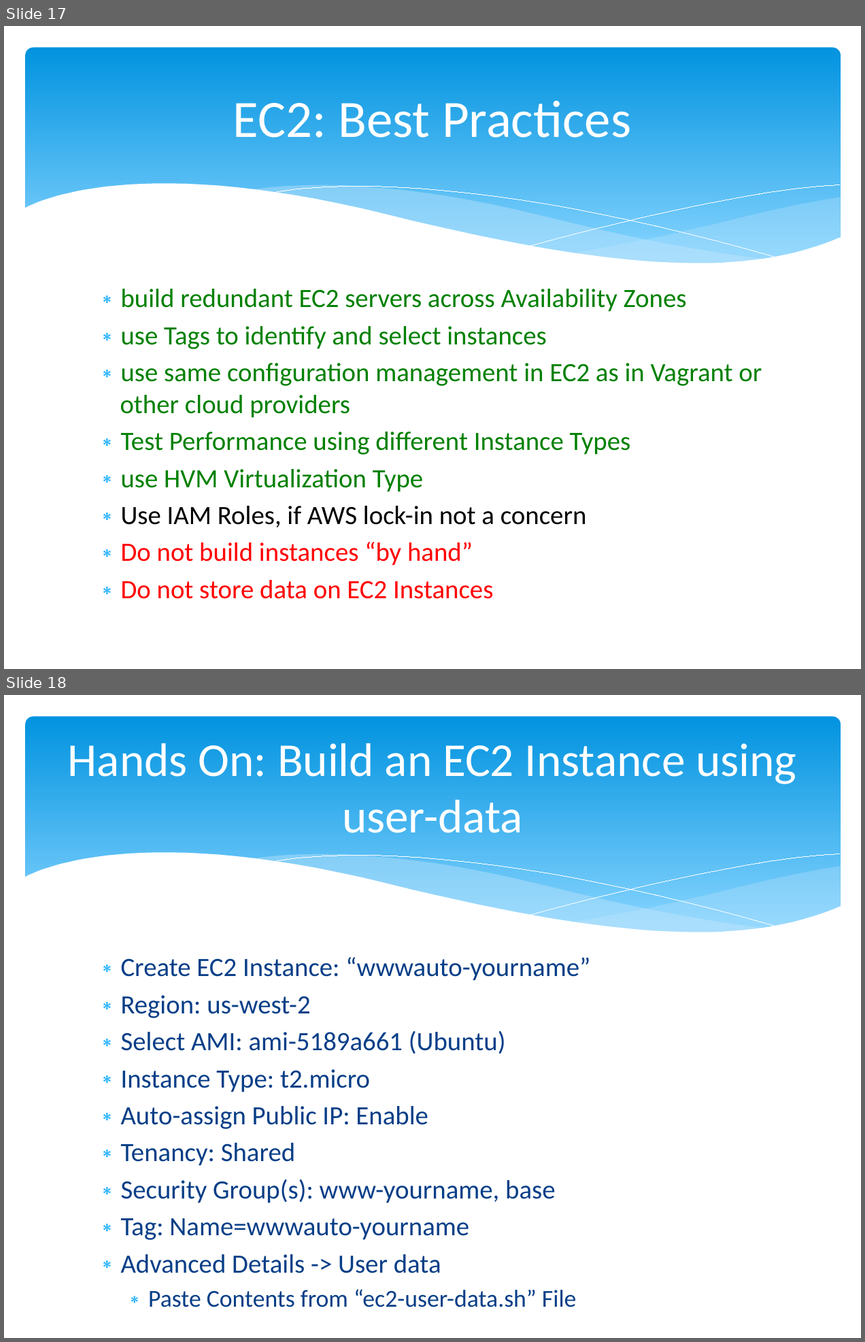
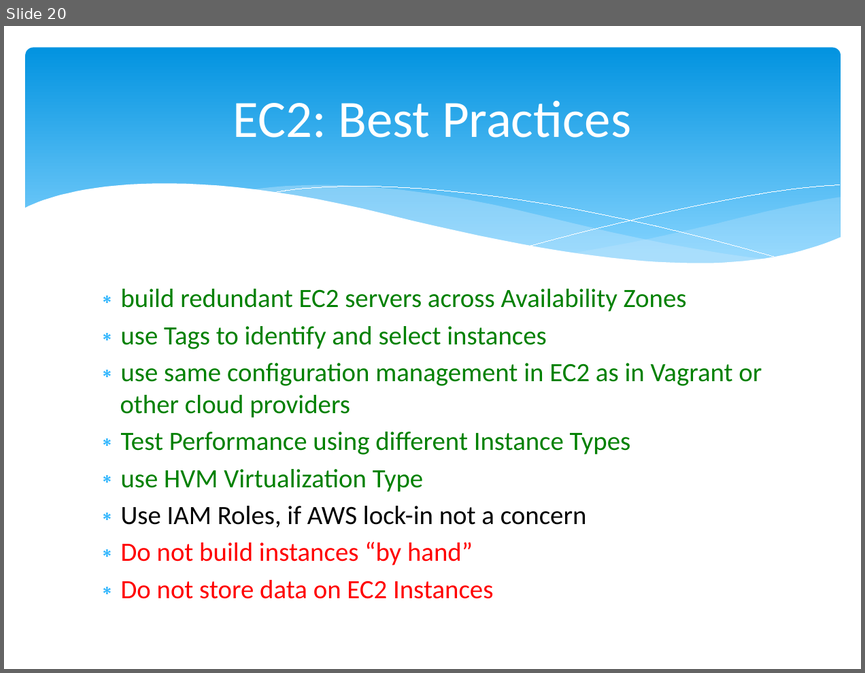
Before and after one commit to cloudavail/awstraining, a slide deck: aws-ec2/aws-ec2.pptx. Shown one above the other, each under a label of ours: slides 17 and 18 before the commit, slide 20 after it. The pictures are 865x1342 and 865x673 pixels, drawn with LibreOffice and Linux fonts; fonts in the diff are those of the drawing. Boxes give left, top, right and bottom in pixels: in the first picture for what was removed or moved away, otherwise in the second. Text is boxed around its words. In the diff, an @@ line names an element or a change of style, - is before the commit and + after.

Commit message:
move aws ec2 into ec2, security group and labs

```diff
--- a/aws-ec2/aws-ec2.pptx
+++ b/aws-ec2/aws-ec2.pptx
@@ slide 18 removed at box(4, 695, 861, 1338), background #FFFFFF; not listed: 6 template elements that a slide beside it also shows @@
@@ title removed at box(68, 743, 796, 833) @@
-Hands On: Build an EC2 Instance using user-data
@@ text removed at box(121, 957, 590, 1307) @@
-∗ Create EC2 Instance: “wwwauto-yourname”
-∗ Region: us-west-2
-∗ Select AMI: ami-5189a661 (Ubuntu)
-∗ Instance Type: t2.micro
-∗ Auto-assign Public IP: Enable
-∗ Tenancy: Shared
-∗ Security Group(s): www-yourname, base
-∗ Tag: Name=wwwauto-yourname
-∗ Advanced Details -> User data
-  ∗ Paste Contents from “ec2-user-data.sh” File
@@ what was slide 17 is now slide 20 @@
```
Also in this commit, not shown: 2 slides changed, 10 other slides removed, 38 other files.
